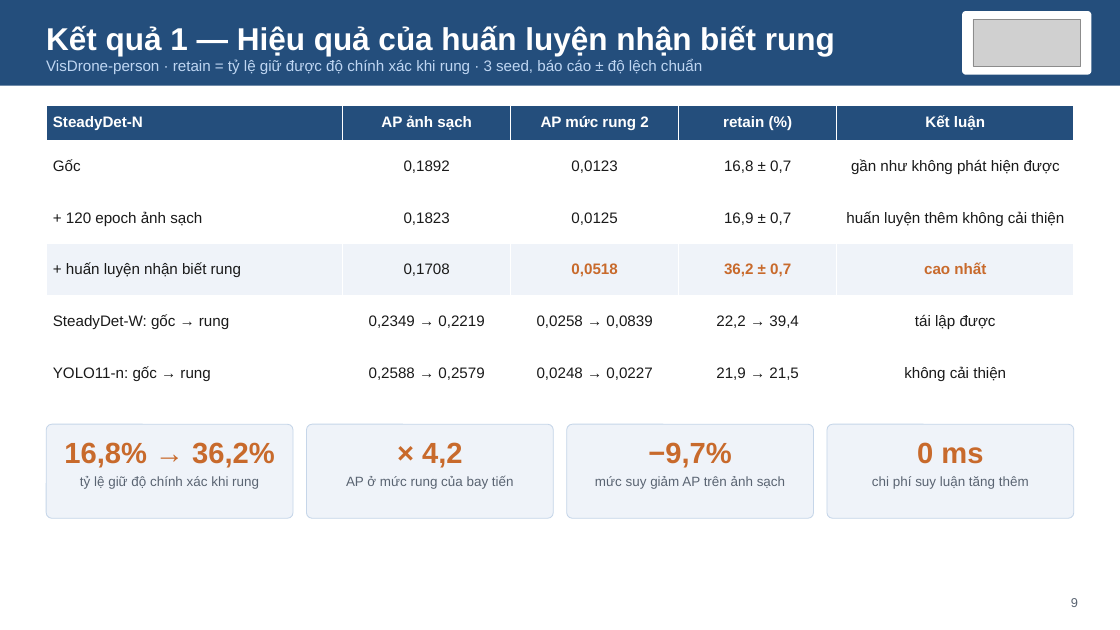
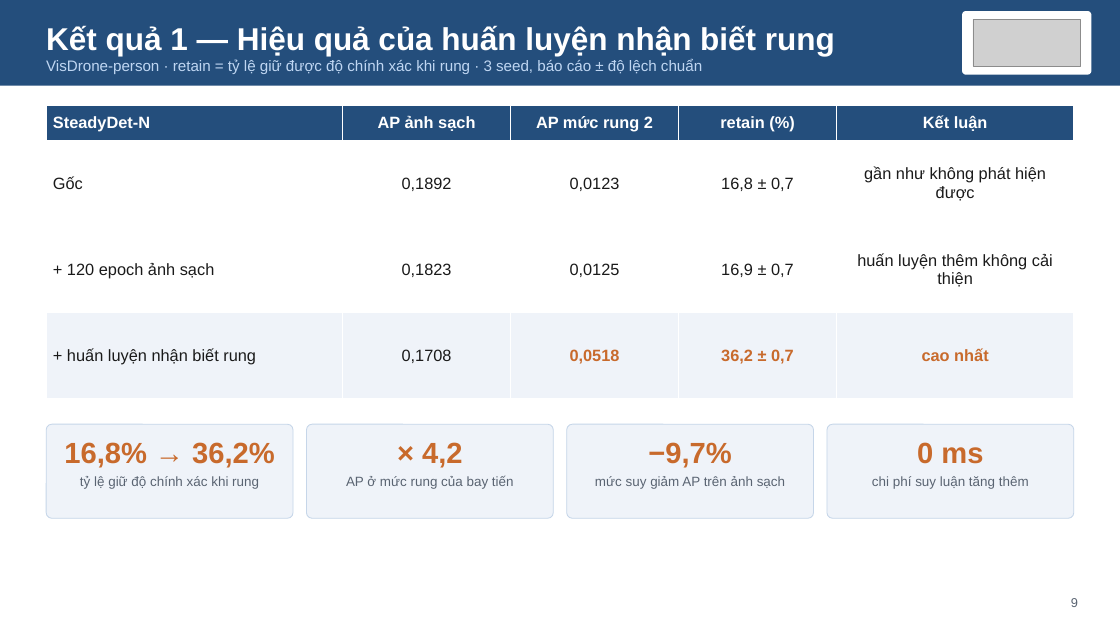
Before and after one commit to NhanHuynh2006/Drone_Following, a slide deck: slide 9 of nckh_SV2026-474/slides/SteadyDet-N_nghiem_thu_nhe.pptx. Drawn at 1120x630 pixels with LibreOffice and Linux fonts; fonts in the diff are those of the drawing; grey boxes stand for pictures. Boxes give left, top, right and bottom in pixels: in the first picture for what was removed or moved away, otherwise in the second. Text is boxed around its words. In the diff, an @@ line names an element or a change of style, - is before the commit and + after.

```diff
--- a/nckh_SV2026-474/slides/SteadyDet-N_nghiem_thu_nhe.pptx
+++ b/nckh_SV2026-474/slides/SteadyDet-N_nghiem_thu_nhe.pptx
@@ table at [46, 105, 1074, 399] @@
-row 5: SteadyDet-W: gốc → rung | 0,2349 → 0,2219 | 0,0258 → 0,0839 | 22,2 → 39,4 | tái lập được
-row 6: YOLO11-n: gốc → rung | 0,2588 → 0,2579 | 0,0248 → 0,0227 | 21,9 → 21,5 | không cải thiện
```
Also in this commit, not shown: 2 other slides changed, 6 other files.
